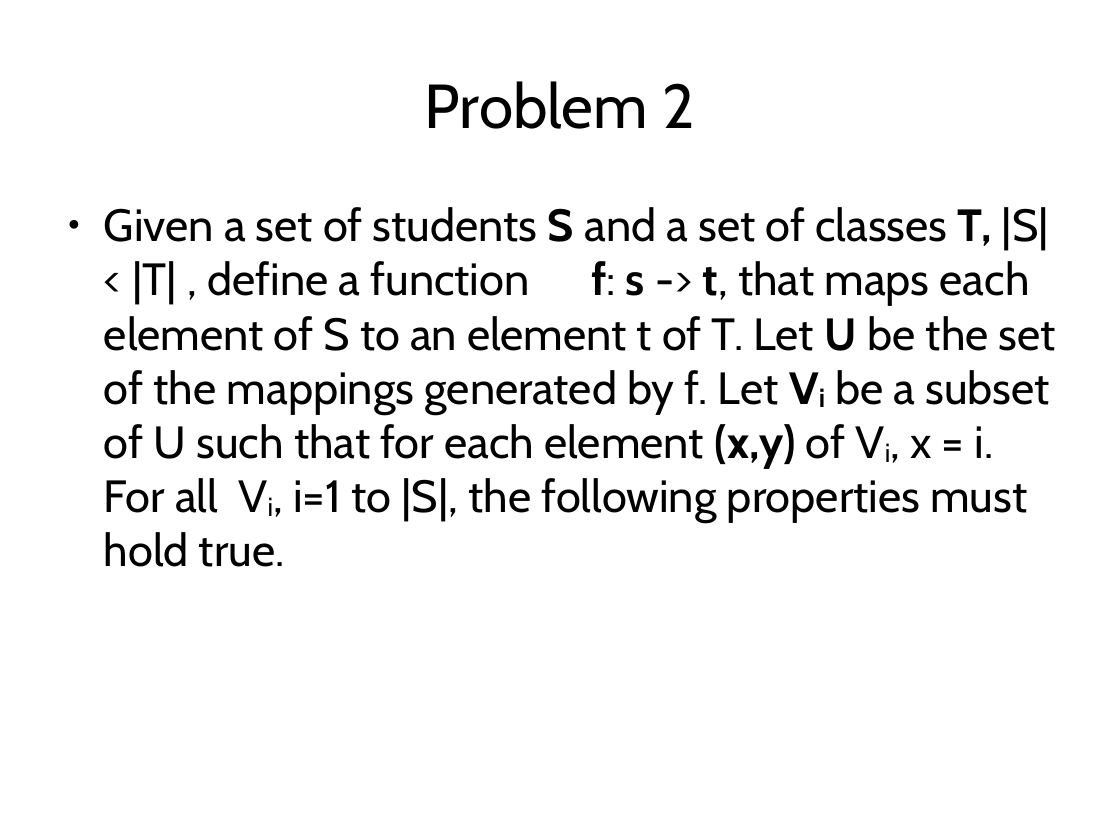
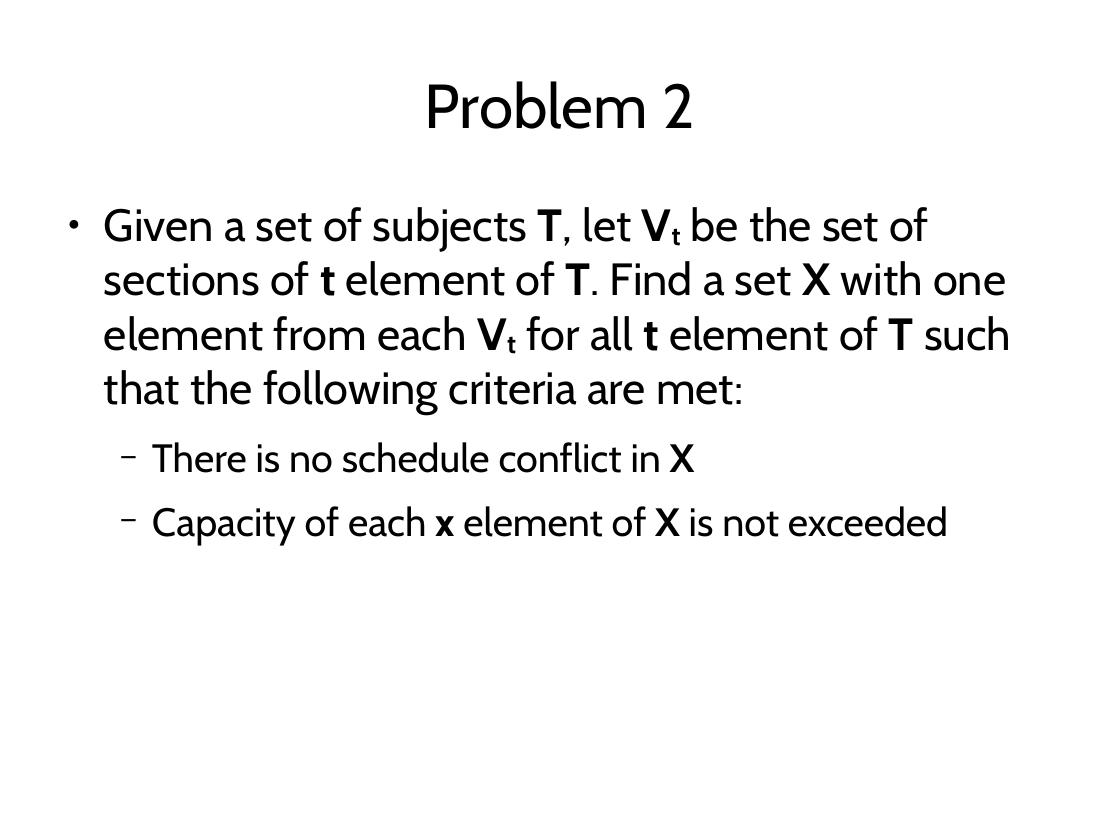
Before and after one commit to jachermocilla/jach-homepage, a slide deck: slide 16 of seminar-2008.odp. Drawn at 1120x840 pixels with LibreOffice and Linux fonts; fonts in the diff are those of the drawing. Boxes give left, top, right and bottom in pixels: in the first picture for what was removed or moved away, otherwise in the second. Text is boxed around its words. In the diff, an @@ line names an element or a change of style, - is before the commit and + after.

```diff
--- a/seminar-2008.odp
+++ b/seminar-2008.odp
@@ text at (104, 207, 1011, 545): text changed @@
-● Given a set of students S and a set of classes T, |S| < |T| , define a function f: s -> t, that maps each element of S to an element t of T. Let U be the set of the mappings generated by f. Let Vi be a subset of U such that for each element (x,y) of Vi, x = i. For all Vi, i=1 to |S|, the following properties must hold true.
+● Given a set of subjects T, let Vt be the set of sections of t element of T. Find a set X with one element from each Vt for all t element of T such that the following criteria are met:
+  − There is no schedule conflict in X
+  − Capacity of each x element of X is not exceeded
```
Also in this commit, not shown: 1 other slide changed, 1 slide added, 1 slide removed.
